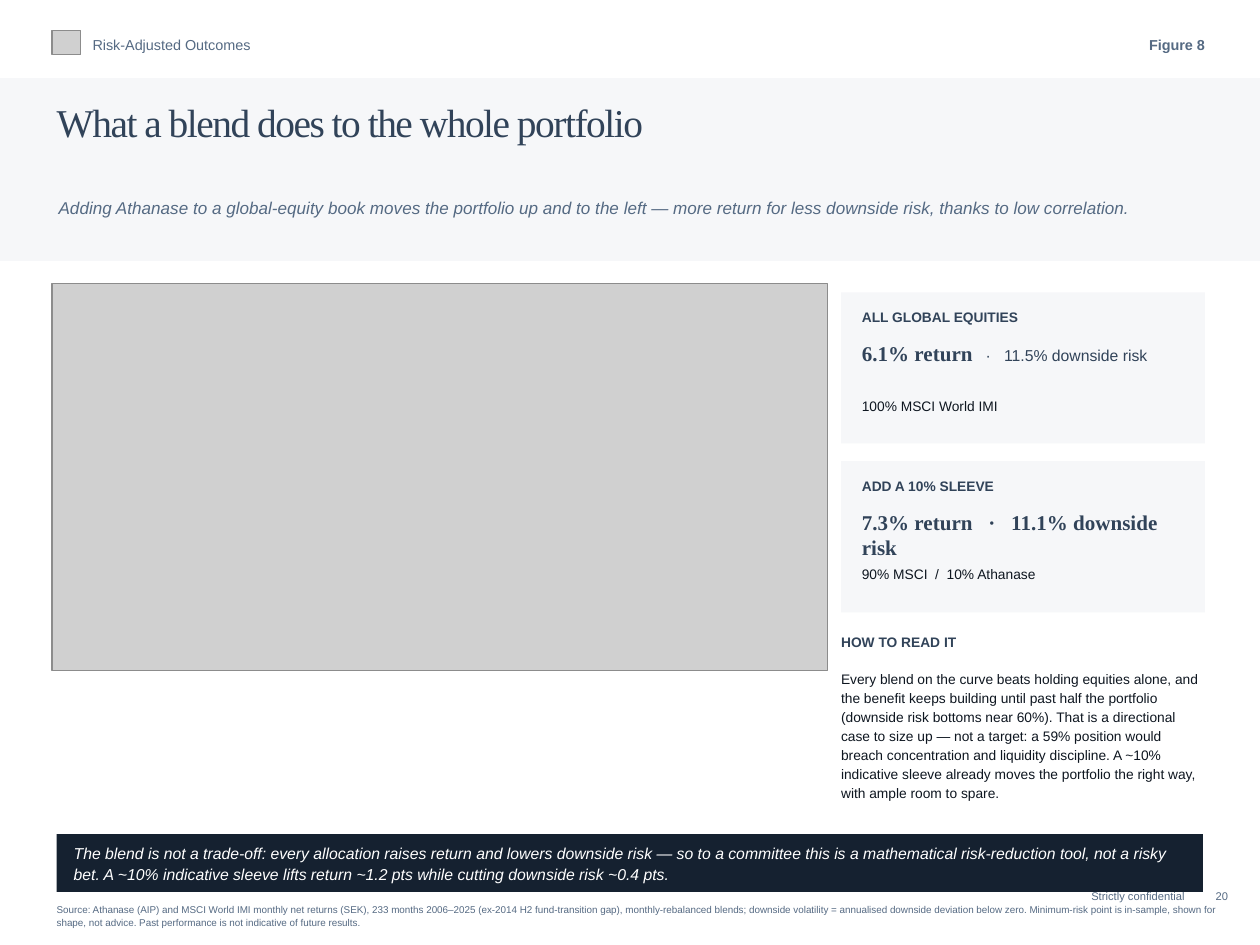
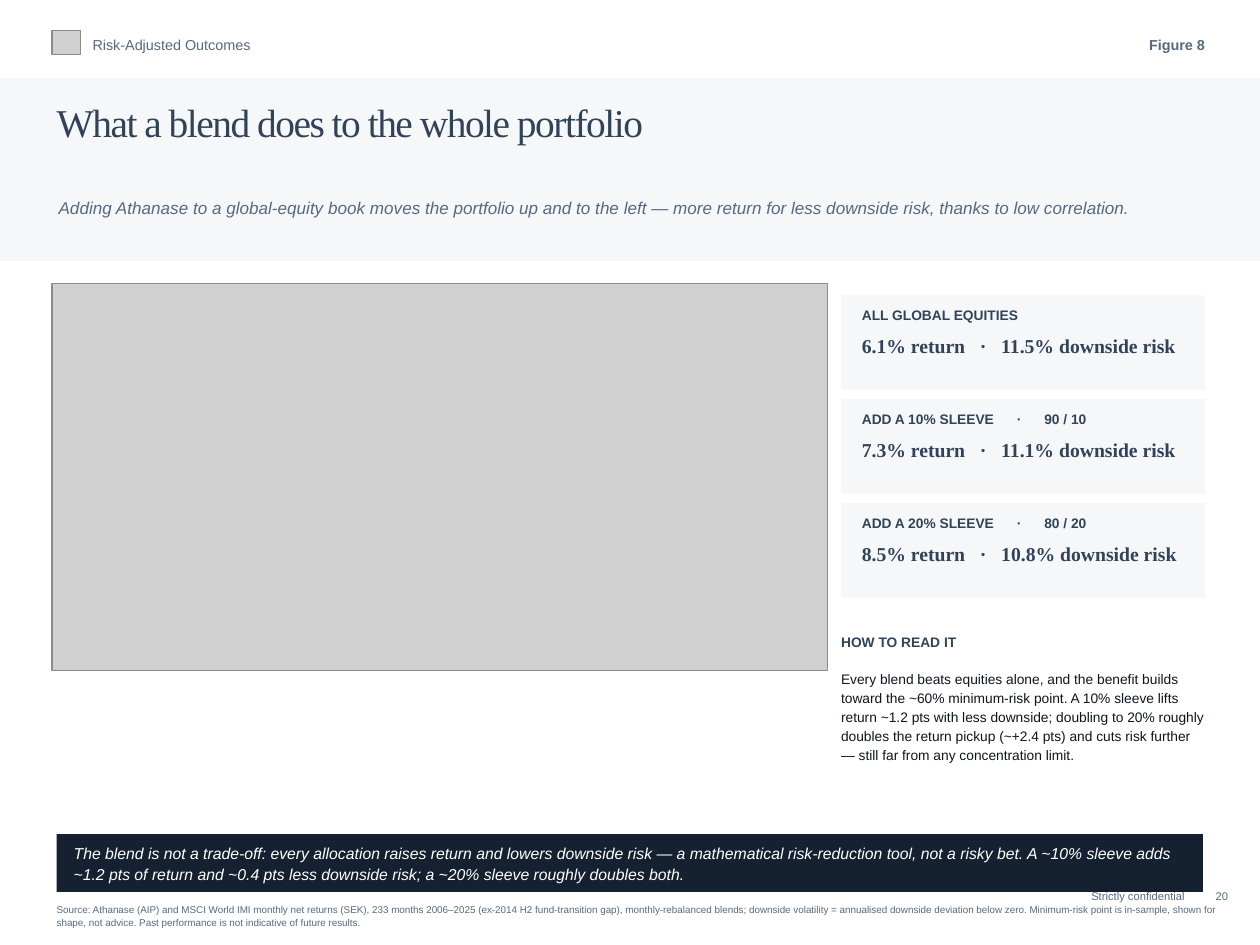
Before and after one commit to charette-lab/Claude, a slide deck: slide 20 of Your_index_is_now_a_bet_on_AI_diversify_it.pptx. Drawn at 1260x945 pixels with LibreOffice and Linux fonts; fonts in the diff are those of the drawing; grey boxes stand for pictures. Boxes give left, top, right and bottom in pixels: in the first picture for what was removed or moved away, otherwise in the second. Text is boxed around its words. In the diff, an @@ line names an element or a change of style, - is before the commit and + after.

```diff
--- a/Your_index_is_now_a_bet_on_AI_diversify_it.pptx
+++ b/Your_index_is_now_a_bet_on_AI_diversify_it.pptx
@@ rectangle: place and size @@
-rectangle at [841,292,1204,443]
+rectangle at [841,295,1204,390]
@@ text "6.1% return · 11.5% downside ..." at [862,339,1176,354]: size 12.8 to 12 pt in "6.1% return"; size 9.6 to 12 pt, font Arial to Times New Roman, bold on in "· 11.5% downside risk" @@
@@ rectangle: place and size @@
-rectangle at [841,461,1204,612]
+rectangle at [841,399,1204,494]
@@ text at [862,414,1086,424]: text changed @@
-ADD A 10% SLEEVE
+ADD A 10% SLEEVE · 90 / 10
@@ text removed at [862,401,998,411] @@
-100% MSCI World IMI
@@ text "7.3% return · 11.1% downside ...": place and size @@
-text "7.3% return · 11.1% downside ..." at [862,515,1157,555]
+text "7.3% return · 11.1% downside ..." at [862,443,1176,458]
@@ text "7.3% return · 11.1% downside ..." at [862,443,1176,458]: size 12.8 to 12 pt @@
@@ rectangle added at [841,503,1204,598], fill #F6F7F9 @@
@@ text added at [862,518,1086,528], 8.4 pt, text #314359, bold @@
+ADD A 20% SLEEVE · 80 / 20
@@ text removed at [862,569,1035,579] @@
-90% MSCI / 10% Athanase
@@ text added at [862,547,1177,562], 12 pt, text #314359, bold @@
+8.5% return · 10.8% downside risk
@@ text at [841,674,1204,763]: text changed @@
-Every blend on the curve beats holding equities alone, and the benefit keeps building until past half the portfolio (downside risk bottoms near 60%). That is a directional case to size up — not a target: a 59% position would breach concentration and liquidity discipline. A ~10% indicative sleeve already moves the portfolio the right way, with ample room to spare.
+Every blend beats equities alone, and the benefit builds toward the ~60% minimum-risk point. A 10% sleeve lifts return ~1.2 pts with less downside; doubling to 20% roughly doubles the return pickup (~+2.4 pts) and cuts risk further — still far from any concentration limit.
@@ text at [74,847,1170,884]: text changed @@
-The blend is not a trade-off: every allocation raises return and lowers downside risk — so to a committee this is a mathematical risk-reduction tool, not a risky bet. A ~10% indicative sleeve lifts return ~1.2 pts while cutting downside risk ~0.4 pts.
+The blend is not a trade-off: every allocation raises return and lowers downside risk — a mathematical risk-reduction tool, not a risky bet. A ~10% sleeve adds ~1.2 pts of return and ~0.4 pts less downside risk; a ~20% sleeve roughly doubles both.
```
